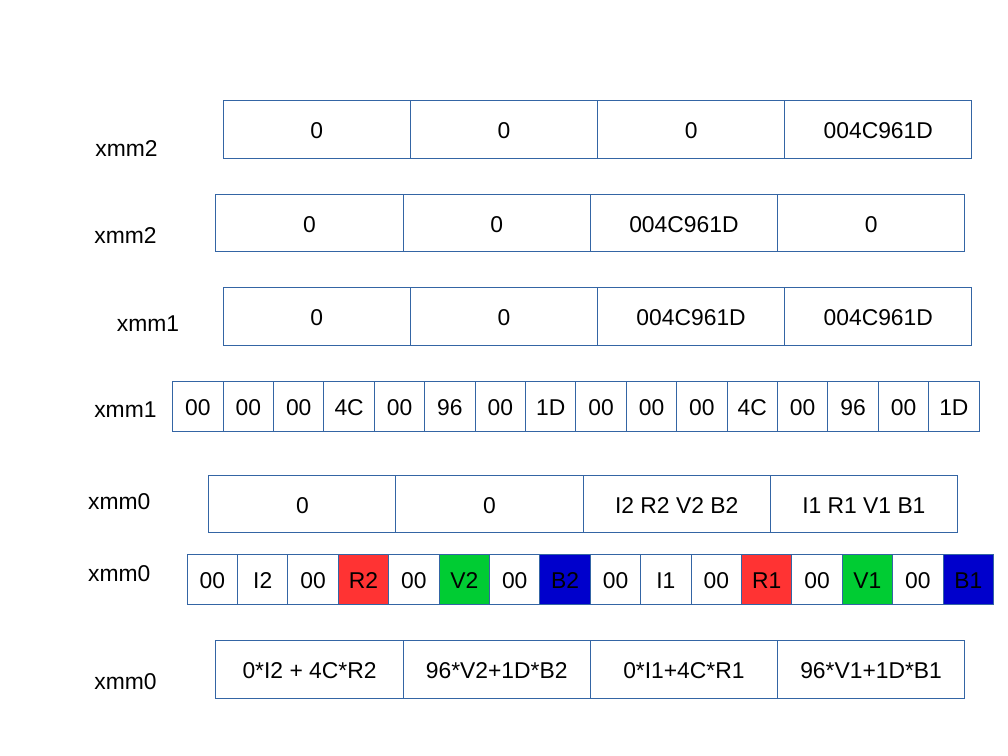
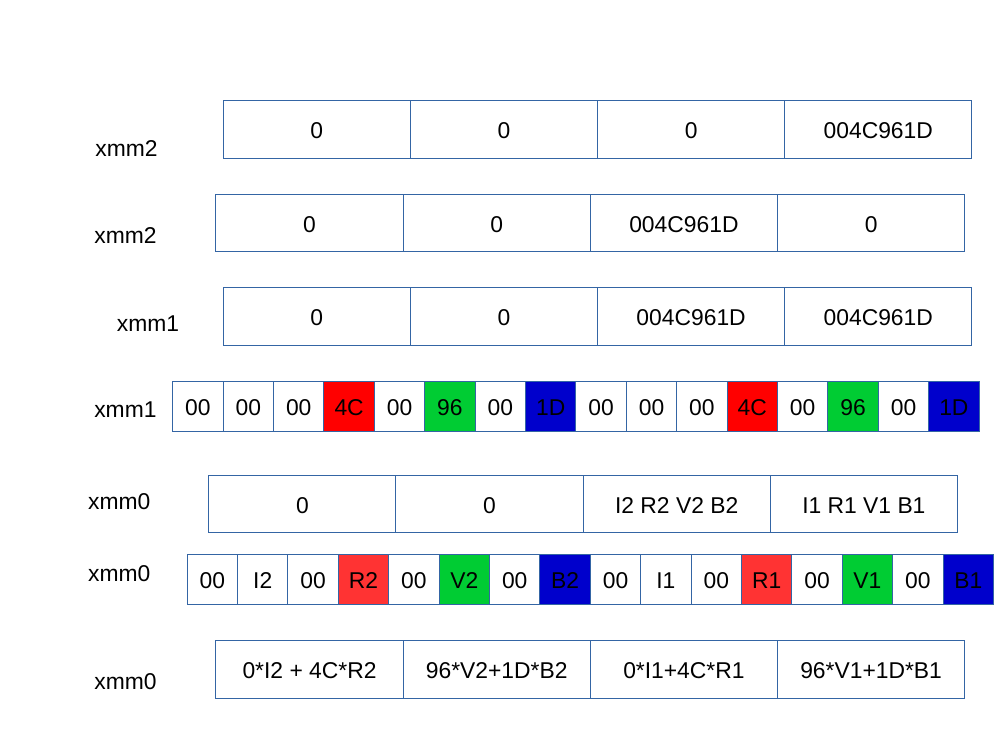
Before and after one commit to oceanedbs/MI01, a slide deck: slide 1 of TP08/schema.odp. Drawn at 1008x756 pixels with LibreOffice and Linux fonts; fonts in the diff are those of the drawing. Boxes give left, top, right and bottom in pixels: in the first picture for what was removed or moved away, otherwise in the second. Text is boxed around its words. In the diff, an @@ line names an element or a change of style, - is before the commit and + after.

```diff
--- a/TP08/schema.odp
+++ b/TP08/schema.odp
@@ freeform shape "4C" at <box>324,381,374,432</box>: fill #FFFFFF to #FF0000 @@
@@ freeform shape "96" at <box>425,381,476,432</box>: fill #FFFFFF to #00CC33 @@
@@ freeform shape "1D" at <box>526,381,576,432</box>: fill #FFFFFF to #0000CC @@
@@ freeform shape "4C" at <box>727,381,777,432</box>: fill #FFFFFF to #FF0000 @@
@@ freeform shape "96" at <box>829,381,879,432</box>: fill #FFFFFF to #00CC33 @@
@@ freeform shape "1D" at <box>929,381,980,432</box>: fill #FFFFFF to #0000CC @@
```
Also in this commit, not shown: 14 other files.
